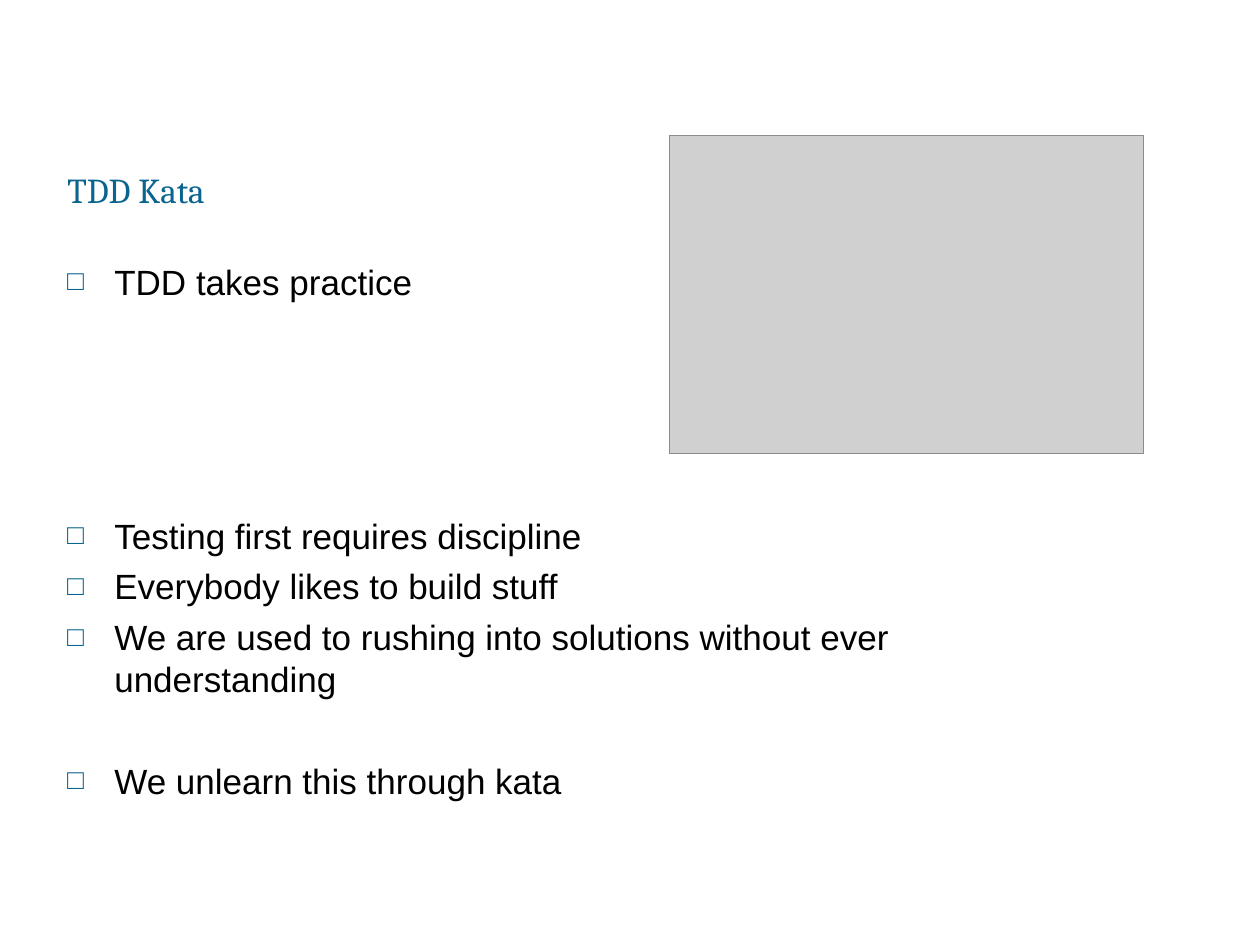
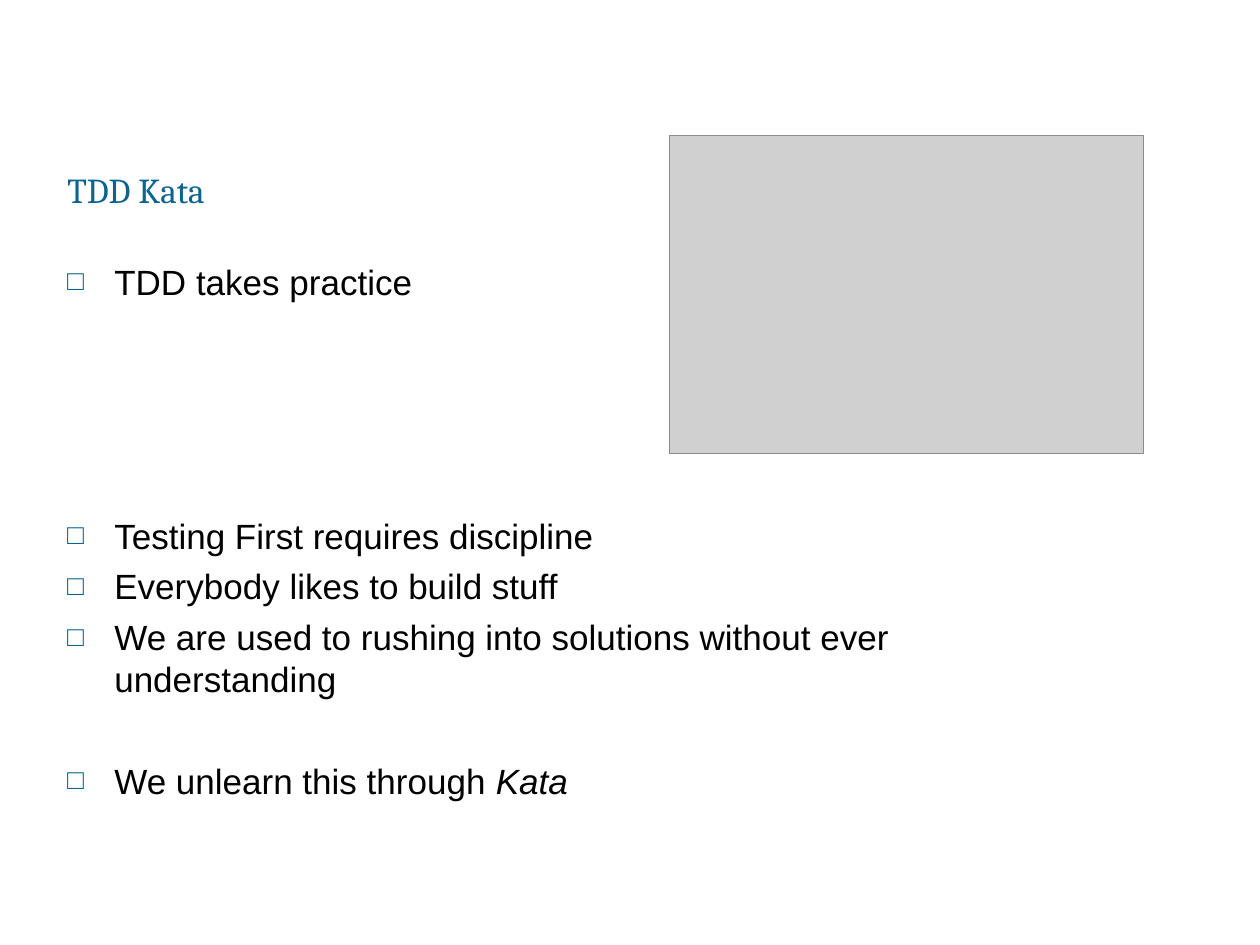
Before and after one commit to mouroboros/python_exercises, a slide deck: slide 10 of TDD.ppt (slide 8 before the commit). Drawn at 1260x945 pixels with LibreOffice and Linux fonts; fonts in the diff are those of the drawing; grey boxes stand for pictures; background and template pictures are left out. Boxes give left, top, right and bottom in pixels: in the first picture for what was removed or moved away, otherwise in the second. Text is boxed around its words. In the diff, an @@ line names an element or a change of style, - is before the commit and + after.

```diff
--- a/TDD.ppt
+++ b/TDD.ppt
@@ text at bbox=[114, 523, 593, 555]: text changed @@
-□ Testing first requires discipline
+□ Testing First requires discipline
@@ text at bbox=[114, 768, 568, 800]: text changed @@
-□ We unlearn this through kata
+□ We unlearn this through Kata
```
Also in this commit, not shown: 4 other slides changed, 4 slides added, 4 other files.
